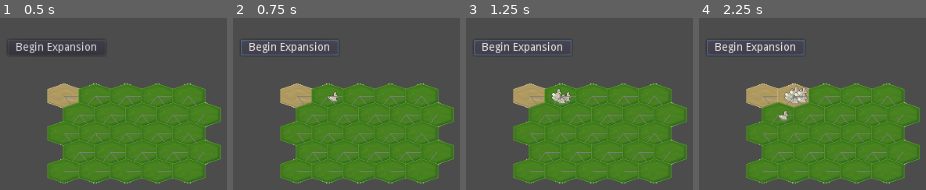
Above: before the commit, frames 1-4 (left to right).
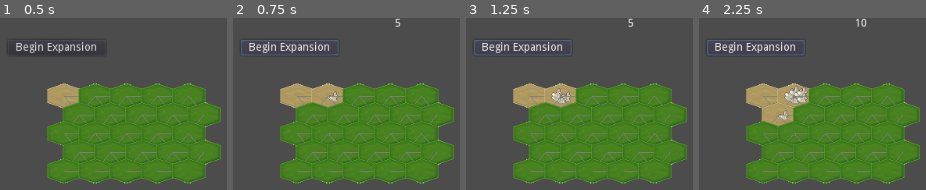
Above: after the commit, the same moments.

Repository: Cartogy/godot-wild-jam-36
Game: Godot game, scene res://src/Main/Main.tscn
Two runs of this game, one before a commit and one after it. Both use one fixed random seed, a clock stepped at 60 frames per second and the inputs below. The project has no main scene, so this scene is started directly.
Inputs:
- Up to frame 1 (0.5 s): no input
- Up to frame 2 (0.75 s): click "Begin Expansion" at 0.5 s
- Up to frame 3 (1.25 s): no input
- Up to frame 4 (2.25 s): click "Begin Expansion" at 1.25 s; click "Begin Expansion" at 2 s

Frame 1 is identical in both runs. In frame 2, 1.5% of the frame differs, in the area x 34-75%, y 0-52%; in frame 3, 1.3%; in frame 4, 1.6%, in the area x 27-75%, y 0-63%.

Commit message:
Added resources

Diff:
--- a/project.godot
+++ b/project.godot
@@ -29,6 +29,16 @@
 "language": "GDScript",
 "path": "res://src/Grid/Cell/cell.gd"
 }, {
+"base": "Node",
+"class": "CellResource",
+"language": "GDScript",
+"path": "res://src/Grid/Cell/CellResource/cell_resource.gd"
+}, {
+"base": "Resource",
+"class": "CellSpecialResource",
+"language": "GDScript",
+"path": "res://src/Grid/Cell/CellResource/SpecialResources/cell_special_resource.gd"
+}, {
 "base": "State",
 "class": "CellState",
 "language": "GDScript",
@@ -59,6 +69,11 @@
 "language": "GDScript",
 "path": "res://src/Grid/Orientation/orientation.gd"
 }, {
+"base": "CellSpecialResource",
+"class": "MountainResource",
+"language": "GDScript",
+"path": "res://src/Grid/Cell/CellResource/SpecialResources/mountain_resource.gd"
+}, {
 "base": "Node",
 "class": "State",
 "language": "GDScript",
@@ -68,20 +83,29 @@
 "class": "TileEntity",
 "language": "GDScript",
 "path": "res://src/TileEntities/tile_entity.gd"
+}, {
+"base": "CellSpecialResource",
+"class": "TreeResource",
+"language": "GDScript",
+"path": "res://src/Grid/Cell/CellResource/SpecialResources/forest_resource.gd"
 } ]
 _global_script_class_icons={
 "AxialCoordinate": "",
 "BNet": "",
 "Bunny": "",
 "Cell": "",
+"CellResource": "",
+"CellSpecialResource": "",
 "CellState": "",
 "CubeCoordinate": "",
 "DoubleCoordinate": "",
 "HexConversion": "",
 "HexCoordinates": "",
 "HexOrientation": "",
+"MountainResource": "",
 "State": "",
-"TileEntity": ""
+"TileEntity": "",
+"TreeResource": ""
 }
 
 [application]
--- /dev/null
+++ b/src/ActorData/actor_data.gd
@@ -0,0 +1,30 @@
+extends Node
+
+var total_resources: int
+var total_population: int
+
+signal update_res(new_amount)
+signal update_pop(new_amount)
+
+func add_resources(res: CellResource):
+	var nom_noms = res.resource_amount
+	var special:CellSpecialResource = res.special_res
+
+	var total_gained = nom_noms
+	if special != null:
+		total_gained += special.amount
+
+	total_resources += total_gained
+	emit_signal("update_res", total_resources)
+
+func remove_resources(amount: int):
+	total_resources -= amount
+	emit_signal("update_res", total_resources)
+
+func add_population(amount: int):
+	total_population += amount
+	emit_signal("update_pop", total_population)
+
+func remove_population(amount: int):
+	total_population -= amount
+	emit_signal("update_pop", total_population)
--- a/src/BNet/BNet.tscn
+++ b/src/BNet/BNet.tscn
@@ -1,9 +1,14 @@
-[gd_scene load_steps=2 format=2]
+[gd_scene load_steps=3 format=2]
 
 [ext_resource path="res://src/BNet/b_net.gd" type="Script" id=1]
+[ext_resource path="res://src/ActorData/actor_data.gd" type="Script" id=2]
 
 [node name="BNet" type="Node2D"]
 script = ExtResource( 1 )
+tick_in_seconds = 0.2
 
 [node name="TickTimer" type="Timer" parent="."]
 one_shot = true
+
+[node name="ActorData" type="Node" parent="."]
+script = ExtResource( 2 )
--- /dev/null
+++ b/src/BNet/BNetUI/bnet_ui.gd
@@ -0,0 +1,10 @@
+extends Control
+
+onready var resources = $Resources
+onready var population = $Population
+
+func update_resources(res: int):
+	resources.text = str(res)
+
+func update_population(pop: int):
+	population.text = str(pop)
--- /dev/null
+++ b/src/BNet/BNetView/BNetView.tscn
@@ -0,0 +1,34 @@
+[gd_scene load_steps=4 format=2]
+
+[ext_resource path="res://src/BNet/BNet.tscn" type="PackedScene" id=1]
+[ext_resource path="res://src/BNet/BNetView/bnet_view.gd" type="Script" id=2]
+[ext_resource path="res://src/BNet/BNetUI/bnet_ui.gd" type="Script" id=3]
+
+[node name="BNetView" type="Node2D"]
+script = ExtResource( 2 )
+
+[node name="BNet" parent="." instance=ExtResource( 1 )]
+
+[node name="BNetUI" type="Control" parent="."]
+anchor_right = 1.0
+anchor_bottom = 1.0
+script = ExtResource( 3 )
+__meta__ = {
+"_edit_use_anchors_": false
+}
+
+[node name="Resources" type="Label" parent="BNetUI"]
+margin_right = 233.0
+margin_bottom = 111.0
+align = 2
+__meta__ = {
+"_edit_use_anchors_": false
+}
+
+[node name="Population" type="Label" parent="BNetUI"]
+margin_left = 290.0
+margin_right = 570.0
+margin_bottom = 74.0
+__meta__ = {
+"_edit_use_anchors_": false
+}
--- /dev/null
+++ b/src/BNet/BNetView/bnet_view.gd
@@ -0,0 +1,8 @@
+extends Node2D
+
+onready var bnet = $BNet
+onready var ui = $BNetUI
+
+func _ready():
+	bnet.actor_data.connect("update_res", ui, "update_resources")
+	bnet.actor_data.connect("update_pop", ui, "update_population")
--- a/src/BNet/b_net.gd
+++ b/src/BNet/b_net.gd
@@ -7,6 +7,7 @@
 export (float) var tick_in_seconds = 1
 
 onready var tick_timer = $TickTimer
+onready var actor_data = $ActorData
 
 # Cells that are consuming/populating another cell.
 # These cells are already consumed
@@ -36,6 +37,7 @@
 	consumed_cells[cell_consumed.hex_coords] = cell_consumed
 
 	var next_cell = from.breadth_search_neighbours()
+	next_cell.connect("get_resources", actor_data, "add_resources")
 	if next_cell != null:
 		from.consume_cell(next_cell)
 	else:
@@ -59,6 +61,7 @@
 	if n != null:
 		# Make it a production cell
 		cell.bnet_produce()
+		n.connect("get_resources", actor_data, "add_resources")
 		cell.consume_cell(n)
 	else:
 		production_cells.erase(hex_coord)
--- a/src/Grid/Cell/BunnyFill/bunny_fill.gd
+++ b/src/Grid/Cell/BunnyFill/bunny_fill.gd
@@ -31,6 +31,12 @@
 	bunny.global_position = position_in_cell
 	bunny.hex_center = center
 	bunny.hex_coord = hex_coord
+
+	# Conquer cell and consume resources
+	if bunnies_in_tile.size() == 0:
+		cell.triggered()
+		cell.emit_signal("get_resources", cell.resources)
+
 	bunnies_in_tile.append(bunny)
 
 	cell.add_child(bunny)
--- a/src/Grid/Cell/Cell.tscn
+++ b/src/Grid/Cell/Cell.tscn
@@ -8,6 +8,7 @@
 [ext_resource path="res://src/Grid/Cell/BunnyFill/bunny_fill.gd" type="Script" id=6]
 [ext_resource path="res://src/Grid/Cell/States/bnet_production_state.gd" type="Script" id=7]
 [ext_resource path="res://src/Grid/Cell/States/bnet_consume_state.gd" type="Script" id=8]
+[ext_resource path="res://src/Grid/Cell/CellResource/CellResources.tscn" type="PackedScene" id=9]
 
 [node name="Cell" type="Node2D"]
 script = ExtResource( 1 )
@@ -33,3 +34,5 @@
 [node name="BunnyFill" type="Node" parent="."]
 script = ExtResource( 6 )
 max_bunnies = 8
+
+[node name="CellResources" parent="." instance=ExtResource( 9 )]
--- /dev/null
+++ b/src/Grid/Cell/CellResource/CellResources.tscn
@@ -0,0 +1,6 @@
+[gd_scene load_steps=2 format=2]
+
+[ext_resource path="res://src/Grid/Cell/CellResource/cell_resource.gd" type="Script" id=1]
+
+[node name="CellResources" type="Node"]
+script = ExtResource( 1 )
--- /dev/null
+++ b/src/Grid/Cell/CellResource/SpecialResources/cell_special_resource.gd
@@ -0,0 +1,5 @@
+extends Resource
+class_name CellSpecialResource
+
+var special_resource_name: String
+var amount: int
--- /dev/null
+++ b/src/Grid/Cell/CellResource/SpecialResources/forest_resource.gd
@@ -0,0 +1,6 @@
+extends CellSpecialResource
+class_name TreeResource
+
+func _init():
+	special_resource_name = "Tree"
+	amount = 10
--- /dev/null
+++ b/src/Grid/Cell/CellResource/SpecialResources/mountain_resource.gd
@@ -0,0 +1,6 @@
+extends CellSpecialResource
+class_name MountainResource
+
+func _init():
+	special_resource_name = "Mountain"
+	amount = 15
--- /dev/null
+++ b/src/Grid/Cell/CellResource/cell_resource.gd
@@ -0,0 +1,12 @@
+extends Node
+class_name CellResource
+
+# Nom Noms
+export (int) var resource_amount: int = 5
+var special_res: CellSpecialResource = null
+
+func set_resource_amout(amount: int):
+	resource_amount = amount
+
+func get_amount() -> int:
+	return resource_amount
--- a/src/Grid/Cell/cell.gd
+++ b/src/Grid/Cell/cell.gd
@@ -7,6 +7,7 @@
 
 onready var state_machine = $StateMachine
 onready var bunnies = $BunnyFill
+onready var resources = $CellResources
 
 ## This cell is a D
 
@@ -37,6 +38,7 @@
 
 signal consumption_complete(from, neighbour)
 signal new_bunny(bunny)
+signal get_resources(resources)
 
 func _ready():
 	state_machine.setup_state_machine()
@@ -128,7 +130,7 @@
 func add_bunny():
 	if state_machine.current_state.name == "BNet":
 		var bunny = bunnies.add_bunny(real_hex_center, hex_coords)
-		emit_signal("new_bunny", bunny)
+		#emit_signal("new_bunny", bunny)
 
 # production cells only
 func consume_cell(to_consume: Cell):
--- a/src/Level/BaseLevel.tscn
+++ b/src/Level/BaseLevel.tscn
@@ -1,6 +1,6 @@
 [gd_scene load_steps=4 format=2]
 
-[ext_resource path="res://src/BNet/BNet.tscn" type="PackedScene" id=1]
+[ext_resource path="res://src/BNet/BNetView/BNetView.tscn" type="PackedScene" id=1]
 [ext_resource path="res://src/Grid/Grid.tscn" type="PackedScene" id=2]
 [ext_resource path="res://src/Level/level.gd" type="Script" id=3]
 
@@ -9,5 +9,4 @@
 
 [node name="Grid" parent="." instance=ExtResource( 2 )]
 
-[node name="BNet" parent="." instance=ExtResource( 1 )]
-tick_in_seconds = 0.2
+[node name="BNetView" parent="." instance=ExtResource( 1 )]
--- a/src/Level/level.gd
+++ b/src/Level/level.gd
@@ -5,7 +5,7 @@
 export (Vector2) var starting_cell
 
 onready var grid = $Grid
-onready var bnet = $BNet
+onready var bnet = $BNetView/BNet
 
 func _ready():
 	# Add starting cell
Not shown: 1 places in src/Grid/Cell/Cell.tscn that only renumber resources
